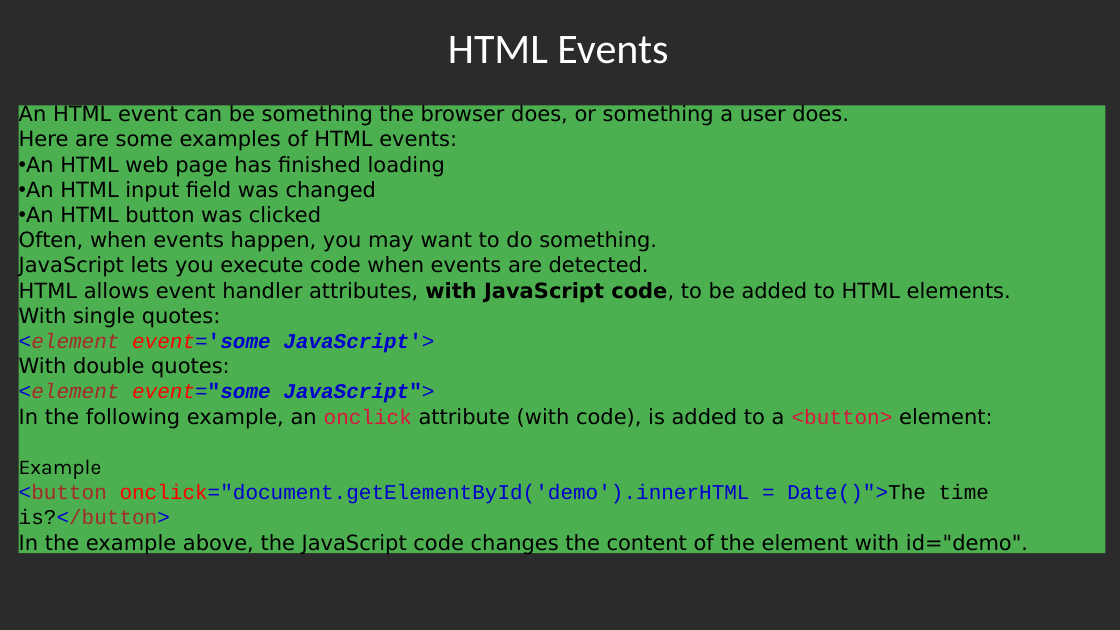
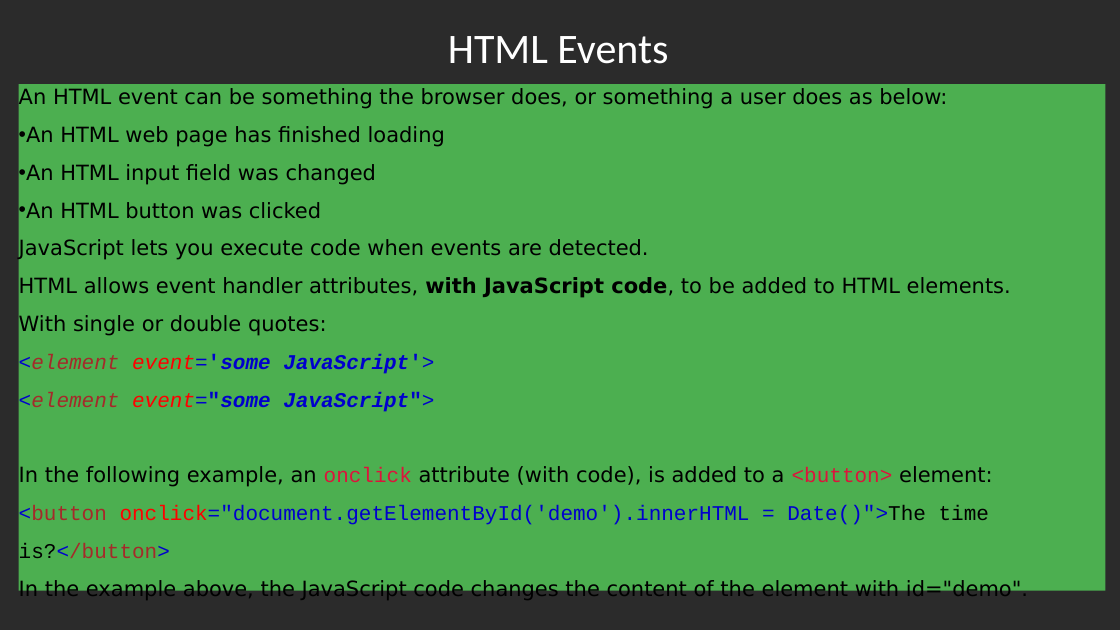
Before and after one commit to jianchentech/WebCamp, a slide deck: slide 11 of WebLecture/Lecture13-Javascript4.pptx. Drawn at 1120x630 pixels with LibreOffice and Linux fonts; fonts in the diff are those of the drawing; background and template pictures are left out; a plain dark background stands for a picture behind light text. Boxes give left, top, right and bottom in pixels: in the first picture for what was removed or moved away, otherwise in the second. Text is boxed around its words. In the diff, an @@ line names an element or a change of style, - is before the commit and + after.

Commit message:
Add event file

```diff
--- a/WebLecture/Lecture13-Javascript4.pptx
+++ b/WebLecture/Lecture13-Javascript4.pptx
@@ rectangle "An HTML event can be ...": place and size @@
-rectangle "An HTML event can be ..." at [18,105,1106,553]
+rectangle "An HTML event can be ..." at [18,84,1106,591]
@@ text in rectangle at [19,88,947,109]: text changed @@
-An HTML event can be something the browser does, or something a user does.
-Here are some examples of HTML events:
+An HTML event can be something the browser does, or something a user does as below:
@@ text in rectangle at [19,126,1028,600]: line spacing 1 to 1.5 @@
@@ text in rectangle at [19,231,657,252]: paragraph removed @@
-Often, when events happen, you may want to do something.
@@ text in rectangle at [19,315,327,336]: text changed @@
-With single quotes:
+With single or double quotes:
@@ text in rectangle at [19,357,230,378]: paragraph removed @@
-With double quotes:
@@ text in rectangle at [19,459,102,479]: paragraph removed @@
-Example
```
Also in this commit, not shown: 3 other slides changed, 1 other file.
